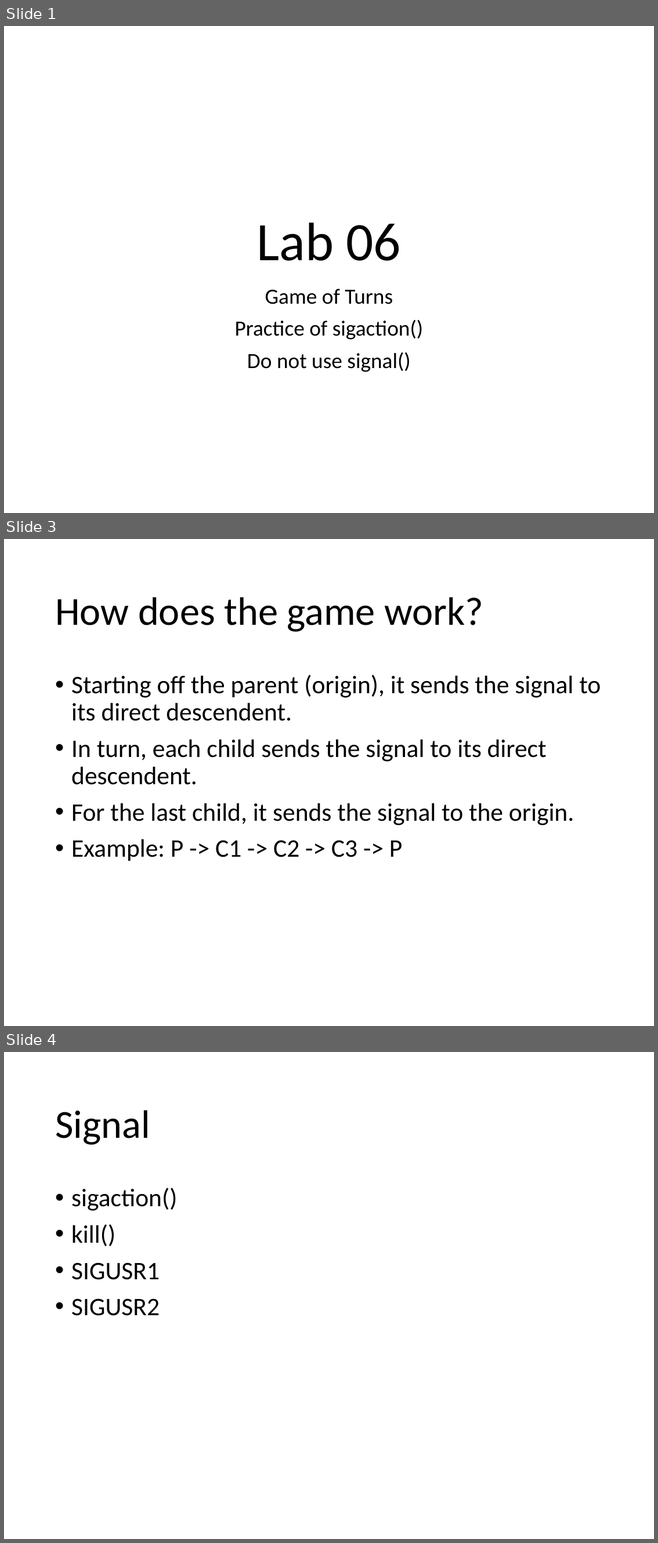
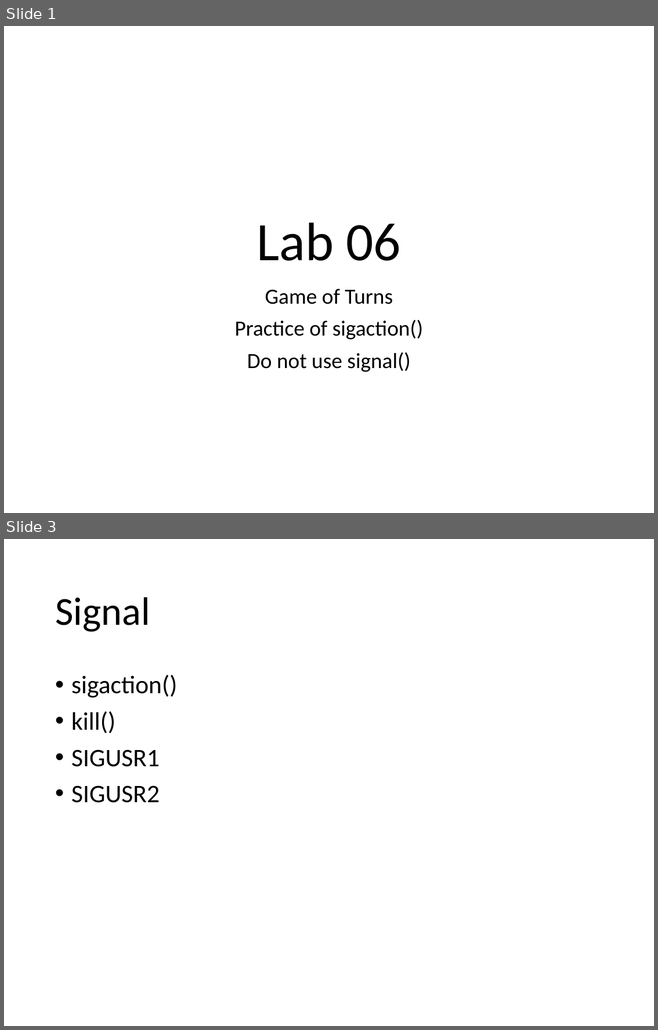
Before and after one commit to oscourse/oscourse.github.io, a slide deck: labs/game_of_turns.pptx. Shown one above the other, each under a label of ours: slides 1, 3 and 4 before the commit, slides 1 and 3 after it; the slides between them are not shown. The pictures are 658x1543 and 658x1030 pixels, drawn with LibreOffice and Linux fonts; fonts in the diff are those of the drawing. Boxes give left, top, right and bottom in pixels: in the first picture for what was removed or moved away, otherwise in the second. Text is boxed around its words. In the diff, an @@ line names an element or a change of style, - is before the commit and + after.

Commit message:
Update the slides for game of turns
We remove the high level algorithm. It would be better if a student can come
with one of its own algorithm, review the fork, exec, wait, and signal system
calls and works out a solution.

modified:   labs/game_of_turns.pptx

```diff
--- a/labs/game_of_turns.pptx
+++ b/labs/game_of_turns.pptx
@@ slide 3 removed at (4,539,654,1026), background #FFFFFF @@
@@ title removed at (55,597,483,632) @@
-How does the game work?
@@ text removed at (71,675,600,861) @@
-• Starting off the parent (origin), it sends the signal to its direct descendent.
-• In turn, each child sends the signal to its direct descendent.
-• For the last child, it sends the signal to the origin.
-• Example: P -> C1 -> C2 -> C3 -> P
@@ what was slide 4 is now slide 3 @@
```
Also in this commit, not shown: 1 slide changed.
